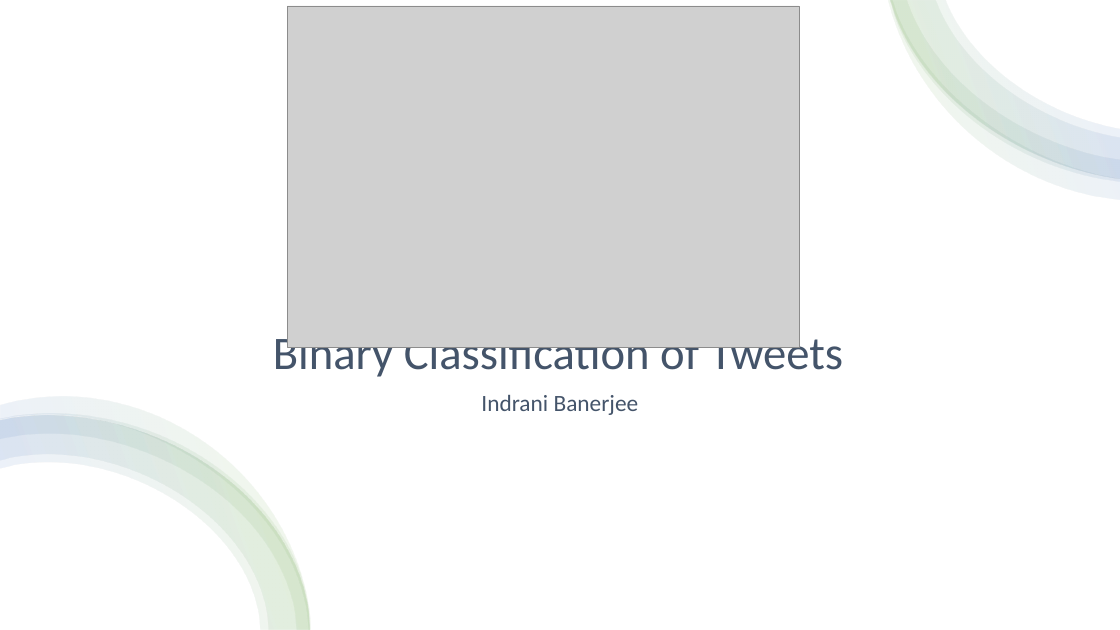
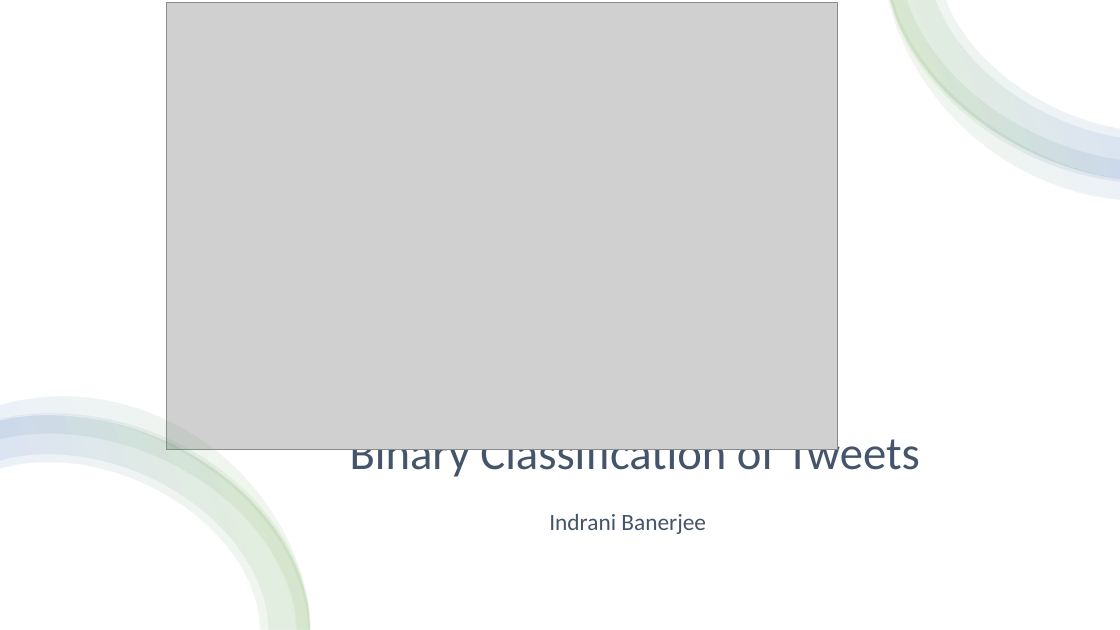
Before and after one commit to iban121/Springboard, a slide deck: slide 1 of Capstone 3/notebooks/Binary Classification of Tweets.pptx. Drawn at 1120x630 pixels with LibreOffice and Linux fonts; fonts in the diff are those of the drawing; grey boxes stand for pictures. Boxes give left, top, right and bottom in pixels: in the first picture for what was removed or moved away, otherwise in the second. Text is boxed around its words. In the diff, an @@ line names an element or a change of style, - is before the commit and + after.

```diff
--- a/Capstone 3/notebooks/Binary Classification of Tweets.pptx
+++ b/Capstone 3/notebooks/Binary Classification of Tweets.pptx
@@ picture: place and size @@
-picture at <box>287,6,799,348</box>
+picture at <box>167,3,838,450</box>
@@ title "Binary Classification of Tweets": place and size @@
-title "Binary Classification of Tweets" at <box>273,330,844,381</box>
+title "Binary Classification of Tweets" at <box>350,430,920,481</box>
@@ subtitle "Indrani Banerjee": place and size @@
-subtitle "Indrani Banerjee" at <box>481,395,639,415</box>
+subtitle "Indrani Banerjee" at <box>549,514,706,534</box>
```
Also in this commit, not shown: 2 other slides changed, 8 slides added, 6 slides removed, 3 other files.
